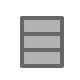
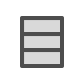
Comparing the layer stacks of the two 80 x 80 images. Changes:
painted on "Objet dynamique vectoriel" over [left=20, top=16, right=64, bottom=68]
